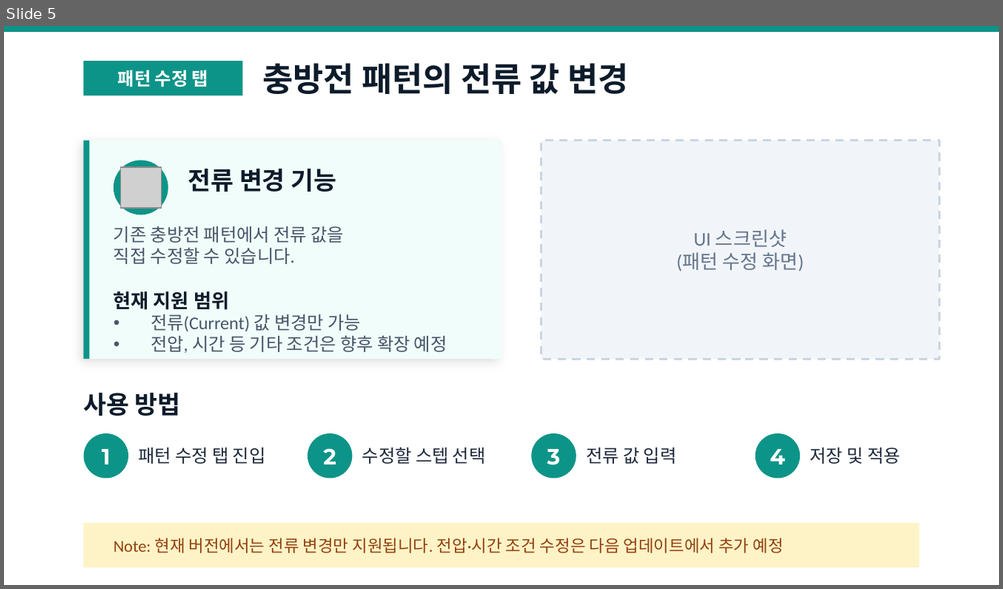
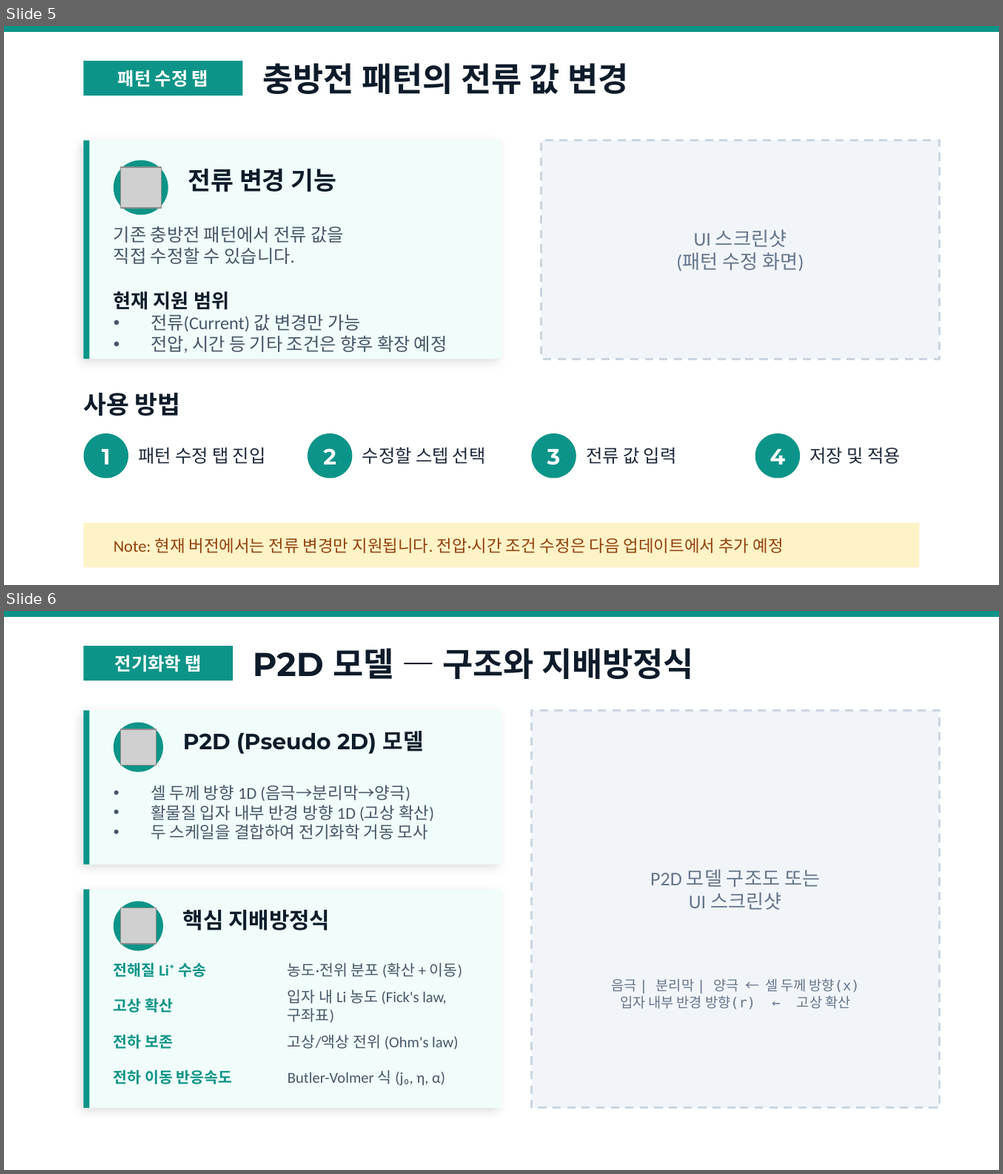
Before and after one commit to Breezyryu/BDT_dev, a slide deck: docs/battery_tool_update.pptx. Shown one above the other, each under a label of ours: slide 5 before the commit, slides 5 and 6 after it. The pictures are 1003x589 and 1003x1174 pixels, drawn with LibreOffice and Linux fonts; fonts in the diff are those of the drawing; grey boxes stand for pictures. Boxes give left, top, right and bottom in pixels: in the first picture for what was removed or moved away, otherwise in the second. Text is boxed around its words. In the diff, an @@ line names an element or a change of style, - is before the commit and + after.

```diff
--- a/docs/battery_tool_update.pptx
+++ b/docs/battery_tool_update.pptx
@@ slide 6 added at (4,611,999,1170), background #FFFFFF @@
@@ rectangle added at (4,611,999,617), fill #0D9488 @@
@@ rectangle added at (84,646,233,681), fill #0D9488 @@
@@ text added at (115,655,202,672), 13 pt, text #FFFFFF, bold @@
+전기화학 탭
@@ text added at (253,648,694,679), 24 pt, text #0D1B2A, bold @@
+P2D 모델 — 구조와 지배방정식
@@ rectangle added at (84,710,501,865), fill #F0FDFA @@
@@ rectangle added at (84,710,90,865), fill #0D9488 @@
@@ rectangle added at (531,710,939,1108), fill #F1F5F9, outline #CBD5E1 1.5 pt dashed @@
@@ ellipse added at (114,723,163,772), fill #0D9488 @@
@@ picture added at (120,729,156,765) @@
@@ text added at (183,731,424,754), 16 pt, text #0D1B2A, bold @@
+P2D (Pseudo 2D) 모델
@@ text added at (151,785,434,840), 12 pt, text #475569 @@
+• 셀 두께 방향 1D (음극→분리막→양극)
+• 활물질 입자 내부 반경 방향 1D (고상 확산)
+• 두 스케일을 결합하여 전기화학 거동 모사
@@ text added at (650,869,819,910), 14 pt, text #64748B @@
+P2D 모델 구조도 또는
+UI 스크린샷
@@ rectangle added at (84,889,501,1108), fill #F0FDFA @@
@@ rectangle added at (84,889,90,1108), fill #0D9488 @@
@@ ellipse added at (114,901,163,951), fill #0D9488 @@
@@ picture added at (120,908,156,944) @@
@@ text added at (183,910,330,931), 16 pt, text #0D1B2A, bold @@
+핵심 지배방정식
@@ text added at (114,963,206,977), 11 pt, text #0D9488, bold @@
+전해질 Li⁺ 수송
@@ text added at (287,963,462,978), 11 pt, text #475569 @@
+농도·전위 분포 (확산 + 이동)
@@ text added at (611,979,859,1010), 10 pt, text #64748B @@
+음극 | 분리막 | 양극 ← 셀 두께 방향(x)
+입자 내부 반경 방향(r) ← 고상 확산
@@ text added at (114,998,173,1013), 11 pt, text #0D9488, bold @@
+고상 확산
@@ text added at (287,990,446,1023), 11 pt, text #475569 @@
+입자 내 Li 농도 (Fick's law, 구좌표)
@@ text added at (114,1034,173,1049), 11 pt, text #0D9488, bold @@
+전하 보존
@@ text added at (287,1035,458,1050), 11 pt, text #475569 @@
+고상/액상 전위 (Ohm's law)
@@ text added at (114,1070,233,1085), 11 pt, text #0D9488, bold @@
+전하 이동 반응속도
@@ text added at (287,1071,445,1086), 11 pt, text #475569 @@
+Butler-Volmer 식 (j₀, η, α)
```
Also in this commit, not shown: 1 slide changed, 1 other slide added, 1 slide removed.
